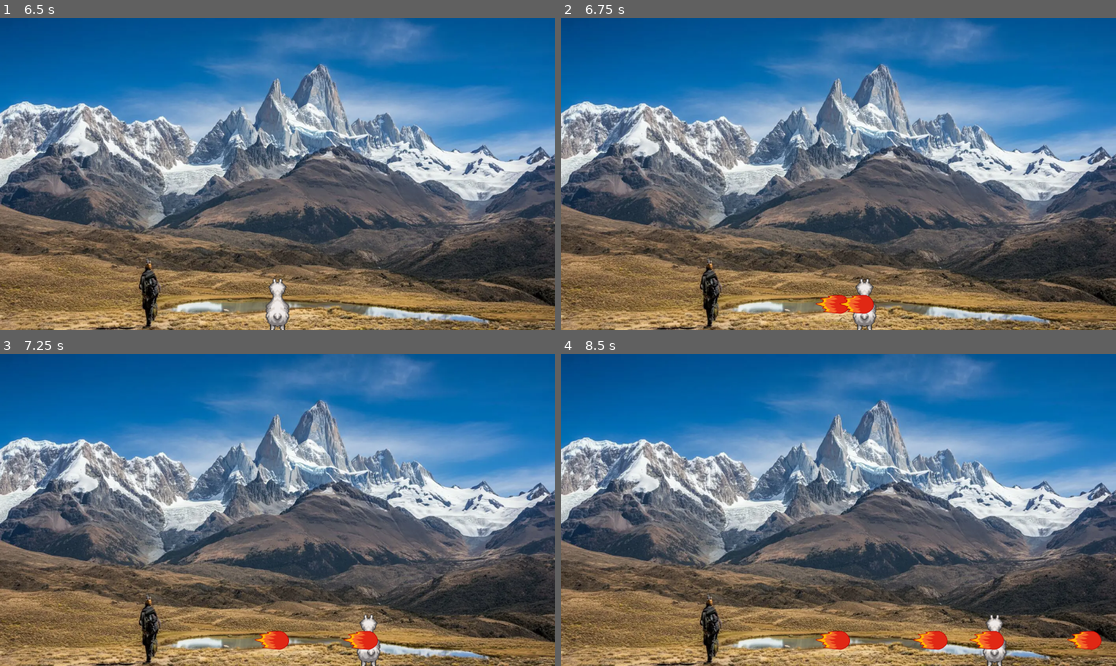
Above: before the commit, frames 1-4 (two rows, left to right).
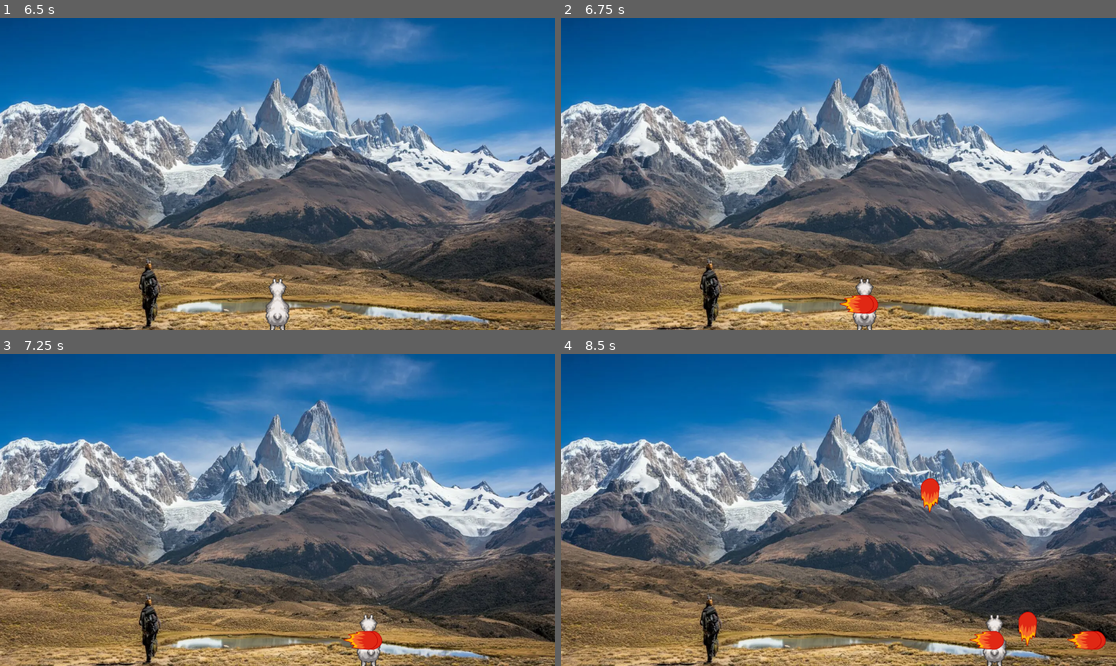
Above: after the commit, the same moments.

Repository: FabienSchmitt/Split
Game: Godot game, scene res://scenes/ui/splash_screen_manager.tscn
The game is run twice, just before and just after one commit, with the same random seed, the same clock (stepped at 60 frames per second) and the same inputs.
Inputs:
- Up to frame 1 (6.5 s): tap Enter at 0.5, 3.5 s; hold D (p1_move_right) 0.53-1.28 s; tap Space (p1_shoot) at 0.6, 1.35, 2.1, 2.75, 2.85, 3.6, 4.35, 5.1 s; hold A (p1_move_left) 1.28-2.03 s; hold D (p1_move_right) 2.03-2.78 s; hold W (p1_move_up, bound only after the commit) 2.78-3.53 s; hold A (p1_move_left) 3.53-5.75 s; click "New Game" at 5.75 s
- Up to frame 2 (6.75 s): tap Space (p1_shoot) at 6.5, 6.6 s; hold D (p1_move_right) from 6.53 s (still down)
- Up to frame 3 (7.25 s): keep holding D (p1_move_right)
- Up to frame 4 (8.5 s): release D (p1_move_right) at 7.28 s; hold W (p1_move_up, bound only after the commit) 7.28-8.03 s; tap Space (p1_shoot) at 7.35, 8.1 s; hold D (p1_move_right) from 8.03 s (still down)

Frame 1 is identical in both runs. In frame 2, 0.3% of the frame differs, in the area x 45-58%, y 88-95%; in frame 3, 0.3%; in frame 4, 1.1%, in the area x 45-99%, y 39-95%.
Error before the commit: Invalid access to property or key 'player_facing_direction' on a base object of type 'CharacterBody2D (Lama)'. (res://scripts/player/singleplayer_handler.gd:19)

Commit message:
fix issues

Diff:
--- a/project.godot
+++ b/project.godot
@@ -92,6 +92,7 @@
 p1_move_up={
 "deadzone": 0.2,
 "events": [Object(InputEventJoypadMotion,"resource_local_to_scene":false,"resource_name":"","device":0,"axis":1,"axis_value":-1.0,"script":null)
+, Object(InputEventKey,"resource_local_to_scene":false,"resource_name":"","device":-1,"window_id":0,"alt_pressed":false,"shift_pressed":false,"ctrl_pressed":false,"meta_pressed":false,"pressed":false,"keycode":0,"physical_keycode":87,"key_label":0,"unicode":119,"location":0,"echo":false,"script":null)
 ]
 }
 p1_move_down={
--- a/scenes/Tests/main_test.tscn
+++ b/scenes/Tests/main_test.tscn
@@ -20,7 +20,6 @@
 
 [node name="Player" parent="." unique_id=848951361 instance=ExtResource("2_6sny6")]
 position = Vector2(0, 462)
-is_multiplayer = true
 
 [node name="CanvasLayer" type="CanvasLayer" parent="." unique_id=543200367]
 
--- a/scripts/lama.gd
+++ b/scripts/lama.gd
@@ -13,14 +13,12 @@
 var current_spit = null
 var current_direction := 1.0
 var _multiplayer_handler: MultiplayerHandler
-var _singleplayer_handler: SingleplayerHandler
 
 # Can be -1 (left) or 1 (right)
 var lama_facing_direction: float = 1
 
 func _ready() -> void:
 	_multiplayer_handler = MultiplayerHandler.new(self)
-	_singleplayer_handler = SingleplayerHandler.new(self)
 
 
 func attack(spit_direction: Vector2) -> void:
@@ -33,12 +31,7 @@
 
 func _physics_process(delta: float) -> void:
 
-
-	if is_multiplayer:
-		_multiplayer_handler.handle_inputs()
-	else:
-		_singleplayer_handler.handle_input()
-
+	_multiplayer_handler.handle_inputs()
 	if current_direction != 0 && current_direction != lama_facing_direction:
 		change_direction(current_direction)
 
--- a/scripts/player/multiplayer_handler.gd
+++ b/scripts/player/multiplayer_handler.gd
@@ -6,7 +6,7 @@
 enum PLAYER {ONE, TWO}
 
 var _lama: Lama
-
+var _is_multiplayer := false
 var  player_actions: Dictionary[ACTION, PLAYER] = {
 	ACTION.SHOOT:  PLAYER.TWO,
 	ACTION.MOVE: PLAYER.ONE,
@@ -16,6 +16,10 @@
 
 func _init(l: Lama) -> void:
 	_lama = l
+	_is_multiplayer = l.is_multiplayer
+	if !_is_multiplayer:
+		for pa_key in player_actions.keys():
+			player_actions.set(pa_key, PLAYER.ONE)
 
 func handle_inputs() -> void :
 	if Input.is_action_just_pressed("p1_shoot") && player_actions.get(ACTION.SHOOT) == PLAYER.ONE || \
--- a/scripts/player/singleplayer_handler.gd
+++ /dev/null
@@ -1,22 +0,0 @@
-class_name SingleplayerHandler
-extends Node
-
-var _lama: Lama
-
-func _init(p: Lama) -> void:
-	_lama = p
-
-func handle_input() -> void :
-	print("single player handler")
-	if Input.is_action_just_pressed("p1_shoot"):
-		_lama.attack(compute_spit_direction())
-
-	_lama.current_direction = Input.get_axis("p1_move_left", "p1_move_right")
-
-func compute_spit_direction() -> Vector2:
-	var input_vector := Input.get_vector("p1_move_left", "p1_move_right", "p1_move_up", "p1_move_down")
-	if input_vector == Vector2.ZERO:
-		input_vector = Vector2(_lama.player_facing_direction, 0)
-	else:
-		input_vector = input_vector.normalized()
-	return input_vector
Not shown, removed: scripts/player/singleplayer_handler.gd.uid
